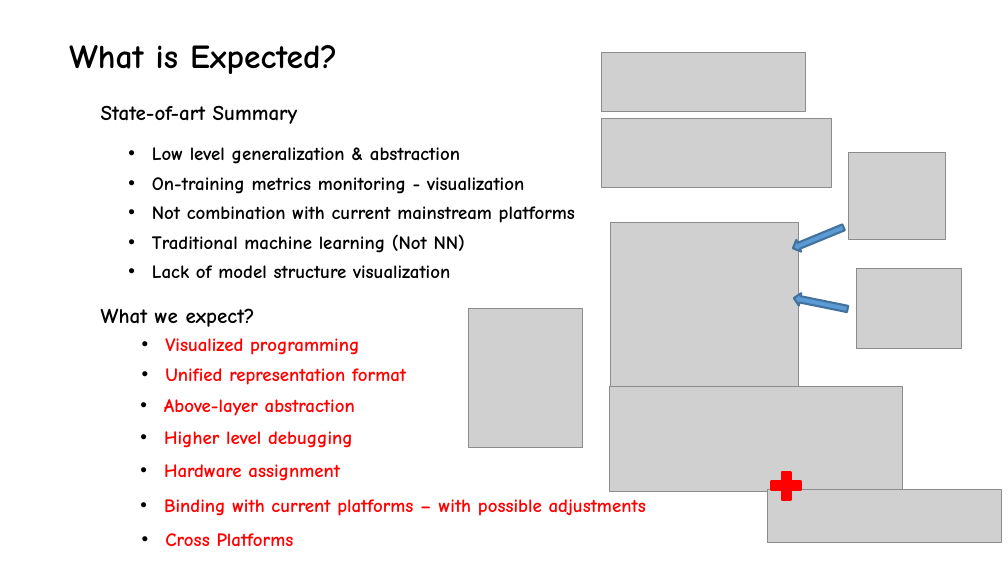
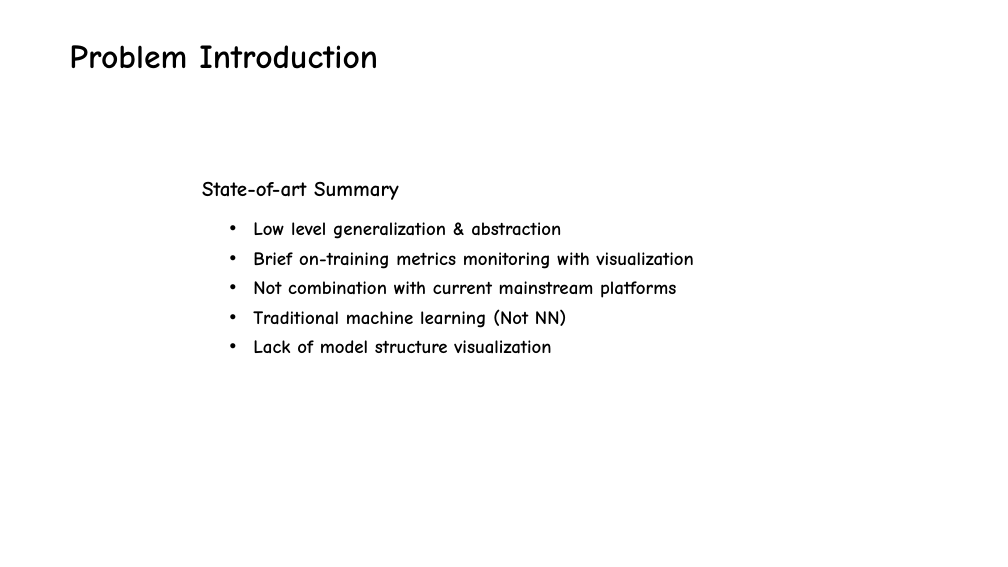
Before and after one commit to yishangru/CS8803_MLSystem_Project, a slide deck: slide 6 of deliverables/final/CS8803_Project_Final_PPT .pptx (slide 9 before the commit). Drawn at 1008x567 pixels with LibreOffice and Linux fonts; fonts in the diff are those of the drawing; grey boxes stand for pictures; background and template pictures are left out. Boxes give left, top, right and bottom in pixels: in the first picture for what was removed or moved away, otherwise in the second. Text is boxed around its words. In the diff, an @@ line names an element or a change of style, - is before the commit and + after.

```diff
--- a/deliverables/final/CS8803_Project_Final_PPT .pptx
+++ b/deliverables/final/CS8803_Project_Final_PPT .pptx
@@ text at (69,45,378,69): text changed @@
-What is Expected?
+Problem Introduction
@@ picture removed at (602,52,806,111) @@
@@ picture removed at (602,118,832,187) @@
@@ text "State-of-art Summary": place and size @@
-text "State-of-art Summary" at (101,105,298,124)
+text "State-of-art Summary" at (202,181,399,200)
@@ picture removed at (849,152,946,240) @@
@@ text "Low level generalization & abstraction": place and size @@
-text "Low level generalization & abstraction" at (152,147,575,278)
+text "Low level generalization & abstraction" at (253,222,694,354)
@@ picture removed at (611,222,799,400) @@
@@ down arrow removed at (791,221,846,254) @@
@@ text at (253,252,694,269): text changed @@
-• On-training metrics monitoring - visualization
+• Brief on-training metrics monitoring with visualization
@@ picture removed at (857,269,962,349) @@
@@ down arrow removed at (793,292,849,315) @@
@@ text removed at (101,308,255,327) @@
-What we expect?
@@ picture removed at (468,309,582,447) @@
@@ text removed at (165,338,359,355) @@
-• Visualized programming
@@ text removed at (165,368,406,385) @@
-• Unified representation format
@@ picture removed at (610,387,903,492) @@
@@ text removed at (164,399,355,416) @@
-• Above-layer abstraction
@@ text removed at (164,431,353,448) @@
-• Higher level debugging
@@ text removed at (164,464,340,481) @@
-• Hardware assignment
@@ plus sign removed at (767,467,806,505) @@
@@ text removed at (164,499,646,516) @@
-• Binding with current platforms – with possible adjustments
@@ picture removed at (768,489,1002,543) @@
@@ text removed at (165,533,294,547) @@
-• Cross Platforms
```
Also in this commit, not shown: 5 other slides changed, 16 slides added, 9 slides removed, 3 other files.
